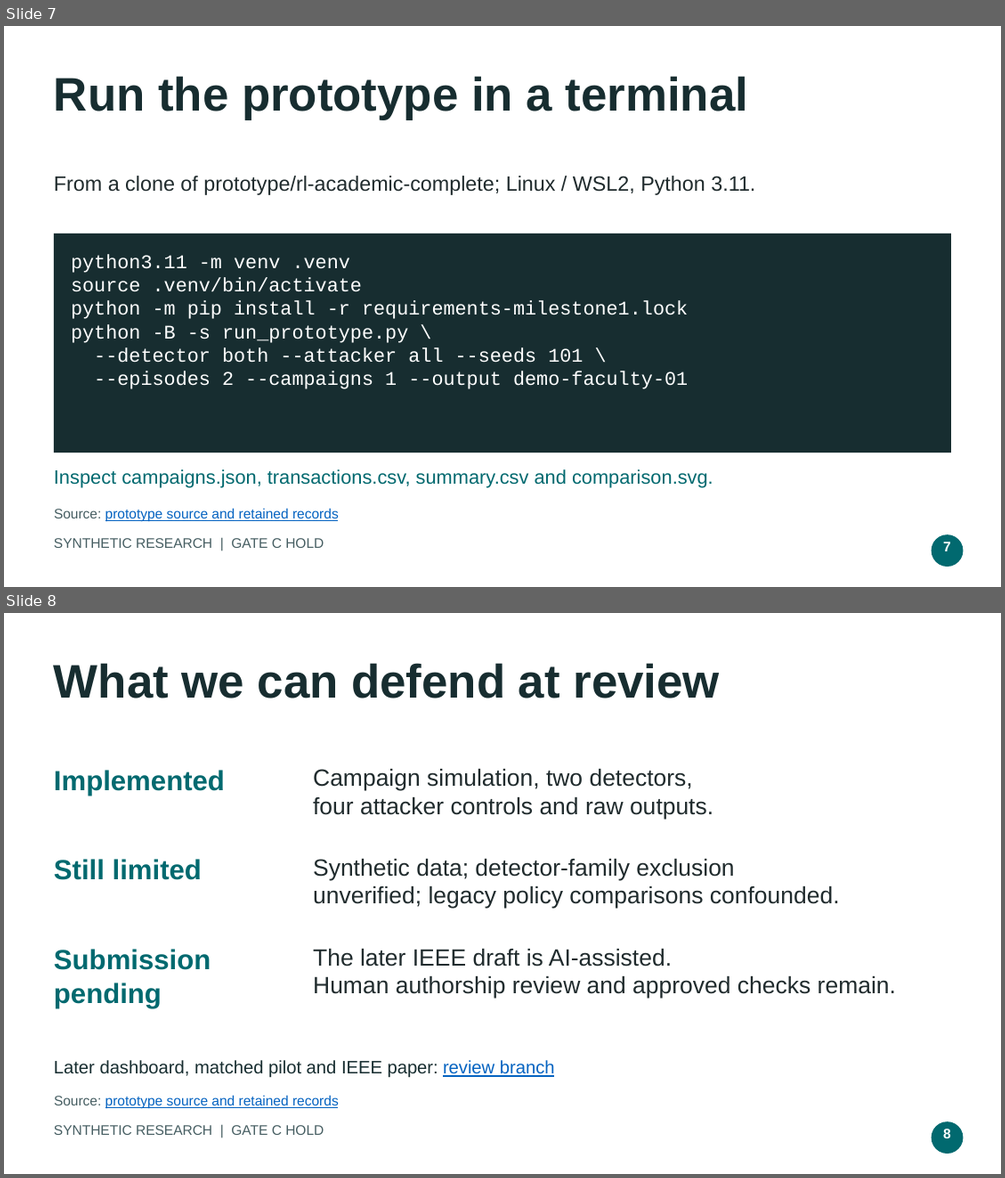
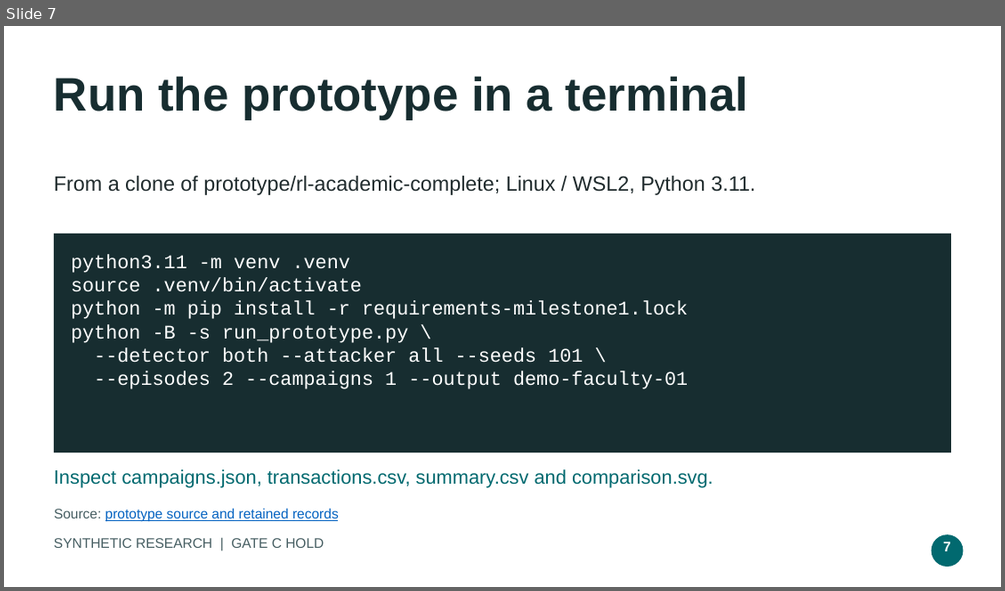
Before and after one commit to YuvakarthikKoduri/Campaign-Level-Adversarial-Stress-Testing-of-UPI-Fraud-Detection-Systems, a slide deck: research/review_materials/UPI_PROTOTYPE_FACULTY_8_SLIDES.pptx. Shown one above the other, each under a label of ours: slides 7 and 8 before the commit, slide 7 after it. The pictures are 1005x1178 and 1005x591 pixels, drawn with LibreOffice and Linux fonts; fonts in the diff are those of the drawing. Boxes give left, top, right and bottom in pixels: in the first picture for what was removed or moved away, otherwise in the second. Text is boxed around its words. In the diff, an @@ line names an element or a change of style, - is before the commit and + after.

Commit message:
docs: add faculty team and terminal results to final prototype slides

```diff
--- a/research/review_materials/UPI_PROTOTYPE_FACULTY_8_SLIDES.pptx
+++ b/research/review_materials/UPI_PROTOTYPE_FACULTY_8_SLIDES.pptx
@@ slide 8 removed at (4,613,1001,1174), background #FFFFFF @@
@@ text removed at (54,663,720,698) @@
-What we can defend at review
@@ text removed at (54,770,225,795) @@
-Implemented
@@ text removed at (313,769,713,819) @@
-Campaign simulation, two detectors,
-four attacker controls and raw outputs.
@@ text removed at (54,859,202,880) @@
-Still limited
@@ text removed at (313,859,840,908) @@
-Synthetic data; detector-family exclusion
-unverified; legacy policy comparisons confounded.
@@ text removed at (54,949,210,1008) @@
-Submission pending
@@ text removed at (313,949,896,998) @@
-The later IEEE draft is AI-assisted.
-Human authorship review and approved checks remain.
@@ text removed at (54,1060,555,1078) @@
-Later dashboard, matched pilot and IEEE paper: review branch
@@ text removed at (54,1094,339,1109) @@
-Source: prototype source and retained records
@@ text removed at (54,1125,324,1135) @@
-SYNTHETIC RESEARCH | GATE C HOLD
@@ ellipse removed at (931,1121,963,1153) @@
@@ text removed at (943,1128,951,1138) @@
-8
```
Also in this commit, not shown: 4 slides changed, 2 slides added, 1 other slide removed, 12 other files.
